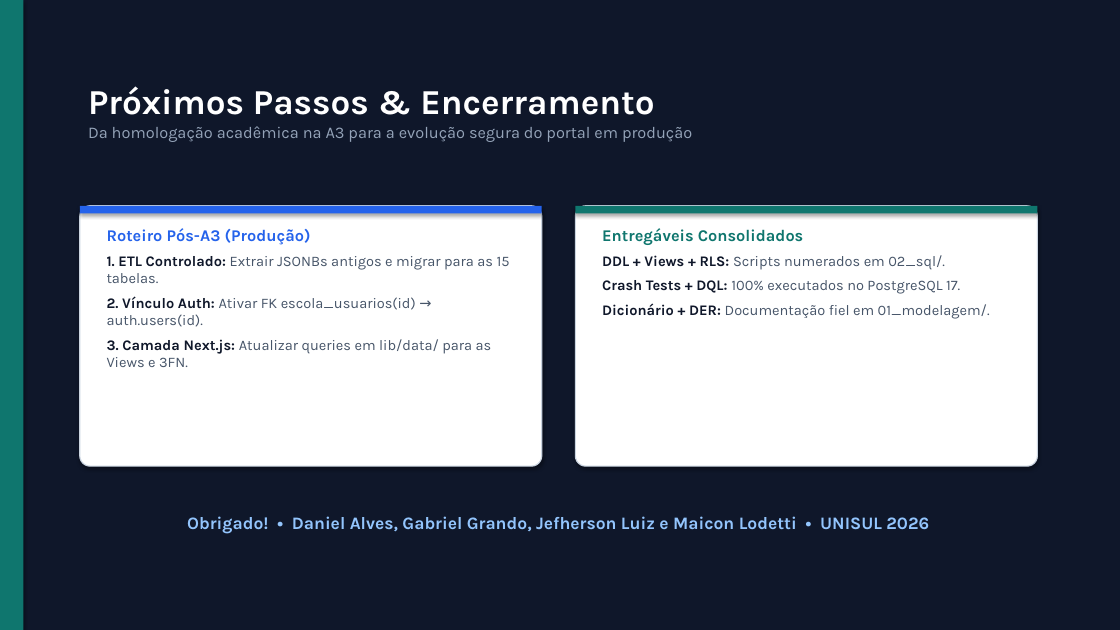
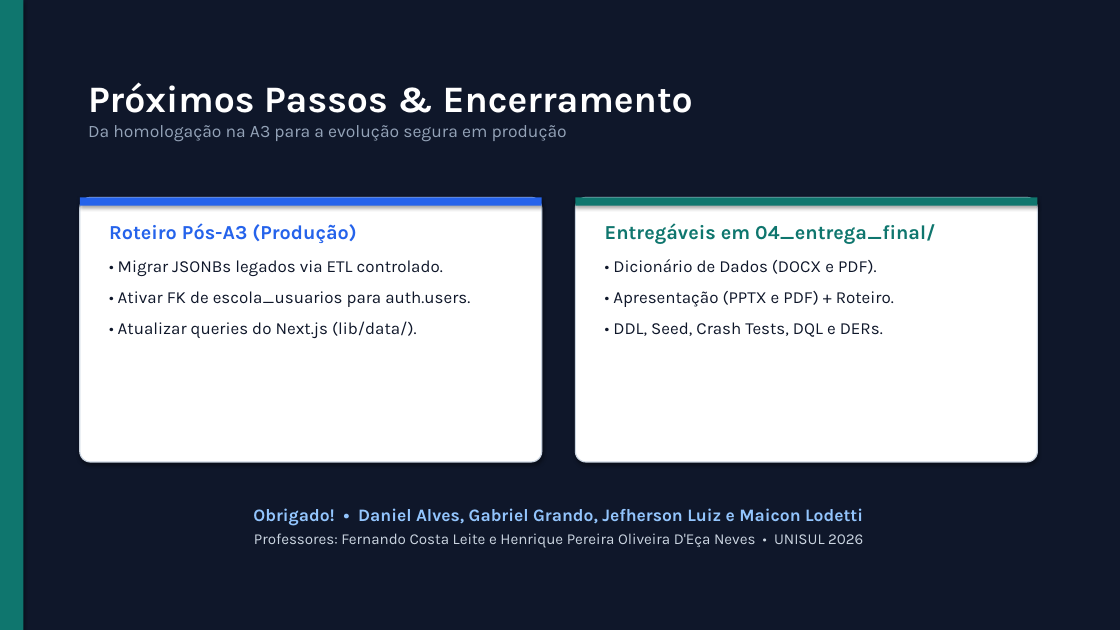
Before and after one commit to jefheee/a3-banco-dados-benonivio, a slide deck: slide 10 of 03_apresentacao/Apresentacao_A3_Portal_Escolar.pptx. Drawn at 1120x630 pixels with LibreOffice and Linux fonts; fonts in the diff are those of the drawing. Boxes give left, top, right and bottom in pixels: in the first picture for what was removed or moved away, otherwise in the second. Text is boxed around its words. In the diff, an @@ line names an element or a change of style, - is before the commit and + after.

Commit message:
feat: add database modeling, SQL scripts, and presentation materials for A3 project

```diff
--- a/03_apresentacao/Apresentacao_A3_Portal_Escolar.pptx
+++ b/03_apresentacao/Apresentacao_A3_Portal_Escolar.pptx
@@ text at (88, 82, 693, 113): size 30 to 32 pt in "Próximos Passos & Encerramento" @@
@@ text at (88, 125, 567, 141): text changed; size 14 to 15 pt @@
-Da homologação acadêmica na A3 para a evolução segura do portal em produção
+Da homologação na A3 para a evolução segura em produção
@@ rounded rectangle: place and size @@
-rounded rectangle at (80, 206, 542, 466)
+rounded rectangle at (80, 197, 542, 462)
@@ rectangle: place and size @@
-rectangle at (80, 206, 542, 213)
+rectangle at (80, 197, 542, 206)
@@ rounded rectangle: place and size @@
-rounded rectangle at (576, 206, 1038, 466)
+rounded rectangle at (576, 197, 1038, 462)
@@ rectangle: place and size @@
-rectangle at (576, 206, 1038, 213)
+rectangle at (576, 197, 1038, 206)
@@ text at (109, 223, 356, 243): size 14 to 17 pt in "Roteiro Pós-A3 (Produção)"; more space between paragraphs @@
@@ text at (605, 223, 935, 337): text changed; size 12.5 to 14.5 pt; text colour #475569 to #0F172A @@
-Entregáveis Consolidados
-DDL + Views + RLS: Scripts numerados em 02_sql/.
-Crash Tests + DQL: 100% executados no PostgreSQL 17.
-Dicionário + DER: Documentação fiel em 01_modelagem/.
+Entregáveis em 04_entrega_final/
+• Dicionário de Dados (DOCX e PDF).
+• Apresentação (PPTX e PDF) + Roteiro.
+• DDL, Seed, Crash Tests, DQL e DERs.
@@ text at (118, 260, 470, 338): text changed; size 12.5 to 14.5 pt; text colour #475569 to #0F172A @@
-1. ETL Controlado: Extrair JSONBs antigos e migrar para as 15 tabelas.
-2. Vínculo Auth: Ativar FK escola_usuarios(id) → auth.users(id).
-3. Camada Next.js: Atualizar queries em lib/data/ para as Views e 3FN.
+• Migrar JSONBs legados via ETL controlado.
+• Ativar FK de escola_usuarios para auth.users.
+• Atualizar queries do Next.js (lib/data/).
@@ text at (253, 508, 863, 548): text changed; size 15 to 13 pt; text colour #93C5FD to #CBD5E1; bold off @@
-Obrigado! • Daniel Alves, Gabriel Grando, Jefherson Luiz e Maicon Lodetti • UNISUL 2026
+Obrigado! • Daniel Alves, Gabriel Grando, Jefherson Luiz e Maicon Lodetti
+Professores: Fernando Costa Leite e Henrique Pereira Oliveira D'Eça Neves • UNISUL 2026
```
Also in this commit, not shown: 9 other slides changed, 28 other files.
